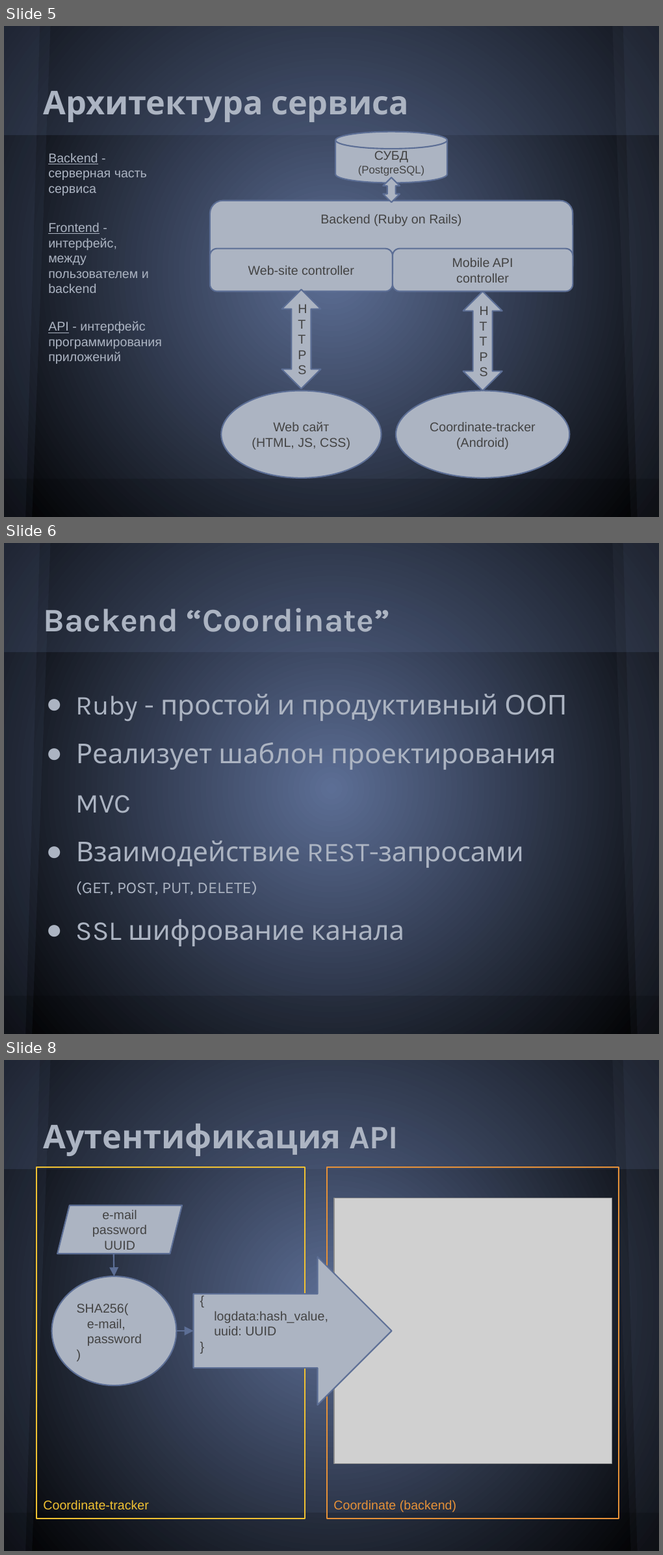
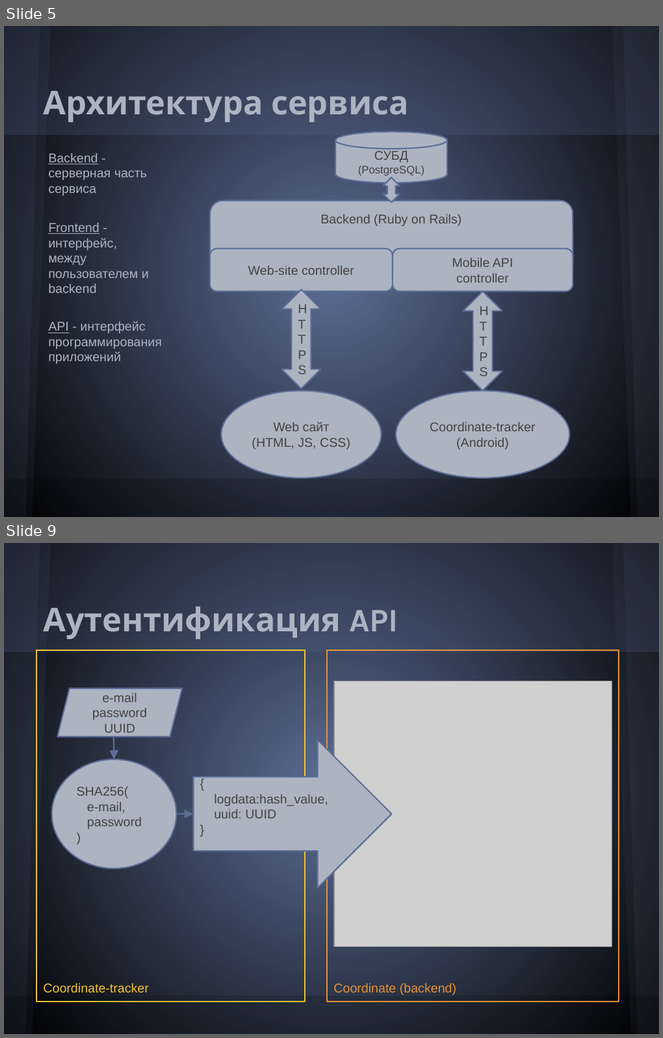
Before and after one commit to Melancholic/Coordinate-reports, a slide deck: Презентация.pptx. Shown one above the other, each under a label of ours: slides 5, 6 and 8 before the commit, slides 5 and 9 after it; the slides between them are not shown. The pictures are 663x1555 and 663x1038 pixels, drawn with LibreOffice and Linux fonts; fonts in the diff are those of the drawing; grey boxes stand for pictures. Boxes give left, top, right and bottom in pixels: in the first picture for what was removed or moved away, otherwise in the second. Text is boxed around its words. In the diff, an @@ line names an element or a change of style, - is before the commit and + after.

```diff
--- a/Презентация.pptx
+++ b/Презентация.pptx
@@ slide 6 removed at box(4, 543, 659, 1034), background gradient #5C6E95 to #000000; not listed: 6 template elements that a slide beside it also shows @@
@@ title removed at box(43, 608, 390, 632) @@
-Backend “Coordinate”
@@ text removed at box(76, 694, 567, 947) @@
-● Ruby - простой и продуктивный ООП
-● Реализует шаблон проектирования MVC
-● Взаимодействие REST-запросами
-  (GET, POST, PUT, DELETE)
-● SSL шифрование канала
@@ what was slide 8 is now slide 9 @@
```
Also in this commit, not shown: 2 slides changed, 4 slides added, 5 other slides removed, 4 other files.
